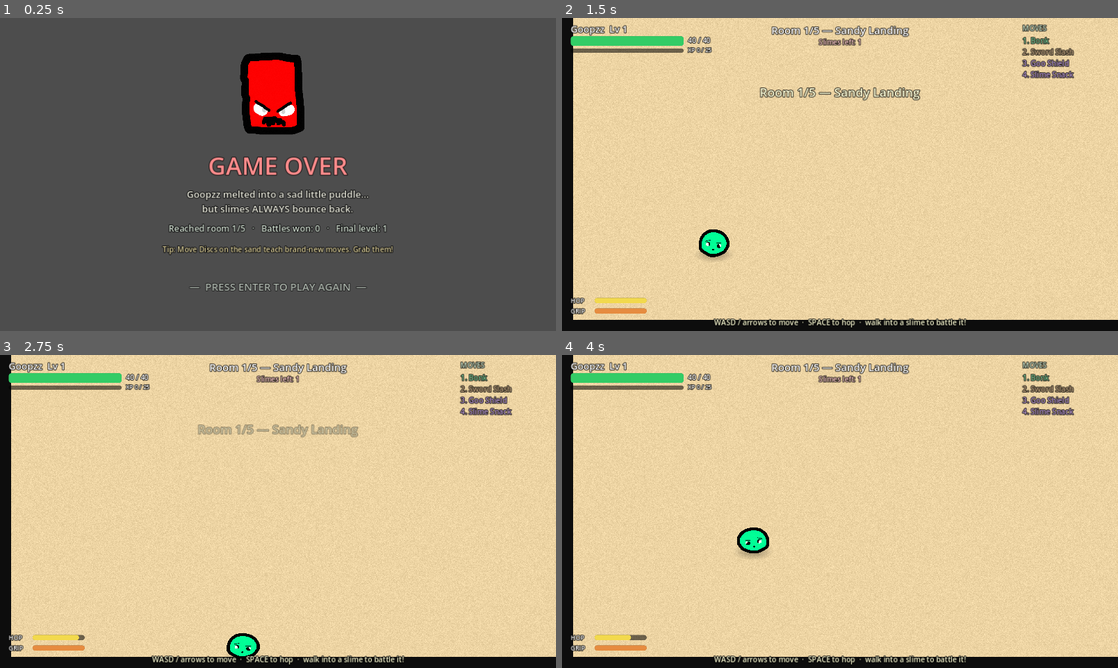
Above: before the commit, frames 1-4 (two rows, left to right).
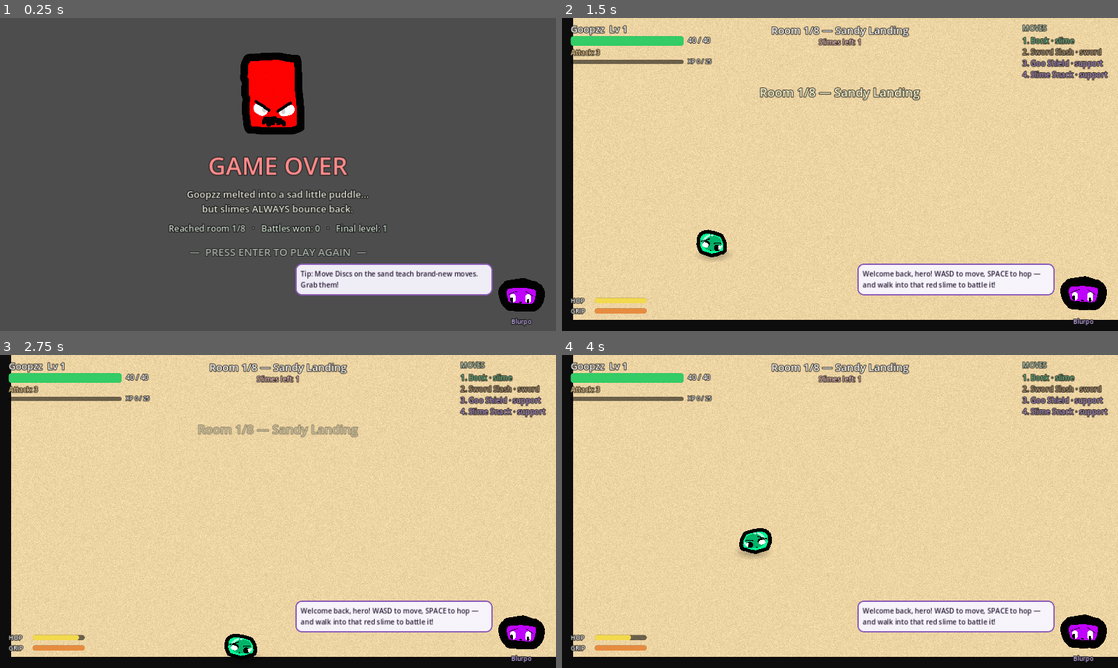
Above: after the commit, the same moments.

Repository: boazcohon/slimania
Game: Godot game, scene res://scenes/game_over.tscn
Two runs of this game, one before a commit and one after it. Both use one fixed random seed, a clock stepped at 60 frames per second and the inputs below. This scene is started directly instead of the project's main scene.
Inputs:
- Up to frame 1 (0.25 s): no input
- Up to frame 2 (1.5 s): tap Enter (ui_accept) at 0.5, 0.8, 1.35 s; hold D (move_right) 0.53-1.28 s; hold Shift (climb) 0.53-1.28 s; tap Space (jump) at 0.77 s; hold S (move_down) from 1.28 s (still down)
- Up to frame 3 (2.75 s): tap Space (jump) at 1.52 s; tap Shift (climb) at 1.55 s; release S (move_down) at 2.03 s; hold D (move_right) from 2.03 s (still down); hold Shift (climb) from 2.03 s (still down); tap Enter (ui_accept) at 2.3 s
- Up to frame 4 (4 s): release D (move_right) at 2.78 s; release Shift (climb) at 2.78 s; hold W (move_up) 2.78-3.53 s; tap Enter (ui_accept) at 2.85 s; tap Space (jump) at 3.02, 3.77 s; tap Shift (climb) at 3.05 s; hold A (move_left) from 3.53 s (still down); hold Enter (ui_accept) from 3.53 s (still down); tap 1 at 3.6 s

The runs differ from the first frame. In frame 1, 5.3% of the frame differs, in the area x 29-98%, y 66-99%; in frame 2, 6.4%, in the area x 1-99%, y 2-99%; in frame 3, 6.4%; in frame 4, 6.4%.

Commit message:
Add forest area, Blurpo the guide, honest damage numbers, new art
- Battle move buttons now show each move's type and the REAL damage
  range it would deal this turn (power + attack, type multiplier, luck
  wiggle), recalculated live as Battle Cry / Sand Throw shift attack;
  support moves describe their exact effect
- Player and enemy battle name lines show live ATK values
- Overworld HUD shows Goopzz's attack stat between the HP and XP bars,
  and the equipped-moves list now includes each move's type
- New art wired in: Goopzz v2 + angry v2 (1024px, rescaled everywhere),
  rainbow Move Disc pickup, forest grassy ground
- New FOREST area: 3 harder rooms (levels 4-6) after the beach, ending
  with boss Duke Mulch; rooms now carry an "area" key that picks ground
  art, with a painted top wall for non-beach areas
- Blurpo the purple help slime replaces bottom-of-screen hint text:
  he gives room hints, announces cleared rooms, cheers wins and shares
  tips after defeats (guide_slime.gd, reusable in any scene)
- README: damage explainer, forest/Blurpo notes, updated structure

Co-Authored-By: Claude Fable 5 <noreply@anthropic.com>
Claude-Session: https://claude.ai/code/session_01THafuvAAiM9VZ9AcGJhG8N

Diff:
--- a/scripts/battle.gd
+++ b/scripts/battle.gd
@@ -41,6 +41,8 @@
 var enemy_sprite: Sprite2D
 var sword_sprite: Sprite2D
 var message_label: Label
+var player_name_label: Label
+var enemy_name_label: Label
 var player_hp_bar: ProgressBar
 var player_hp_text: Label
 var enemy_hp_bar: ProgressBar
@@ -113,7 +115,7 @@
 
 	goopzz_sprite = Sprite2D.new()
 	goopzz_sprite.texture = SpritePaths.tex("goopzz")
-	goopzz_sprite.scale = Vector2.ONE * 0.35
+	goopzz_sprite.scale = Vector2.ONE * 0.28  # v2 art is 1024px, so smaller scale
 	goopzz_sprite.position = goopzz_home
 	add_child(goopzz_sprite)
 
@@ -126,11 +128,9 @@
 	add_child(sword_sprite)
 
 	# --- enemy info (top-left, like Pokemon) ---
-	var enemy_name := UiHelpers.label(
-		"%s  Lv %d" % [enemy_stats.get("name", "???"), enemy_stats.get("level", 1)], 22
-	)
-	enemy_name.position = Vector2(110, 75)
-	add_child(enemy_name)
+	enemy_name_label = UiHelpers.label("", 22)
+	enemy_name_label.position = Vector2(110, 75)
+	add_child(enemy_name_label)
 
 	enemy_hp_bar = UiHelpers.styled_bar(Color(0.85, 0.25, 0.25), Vector2(300, 20))
 	enemy_hp_bar.position = Vector2(110, 110)
@@ -141,9 +141,9 @@
 	add_child(enemy_hp_text)
 
 	# --- player info (bottom-left) ---
-	var player_name := UiHelpers.label("Goopzz  Lv %d" % RunManager.player_level, 22)
-	player_name.position = Vector2(110, 462)
-	add_child(player_name)
+	player_name_label = UiHelpers.label("", 22)
+	player_name_label.position = Vector2(110, 462)
+	add_child(player_name_label)
 
 	player_hp_bar = UiHelpers.styled_bar(Color(0.2, 0.8, 0.4), Vector2(300, 20))
 	player_hp_bar.position = Vector2(110, 497)
@@ -172,17 +172,57 @@
 	for slot in RunManager.loadout.size():
 		var move_id: String = RunManager.loadout[slot]
 		var move := Moves.get_move(move_id)
-		var text := "%d. %s" % [slot + 1, move.name]
-		if move.get("effect", "") in ["damage", "multi_hit", "damage_recoil"]:
-			text += "  (%d)" % int(move.get("power", 0))
-		var button := UiHelpers.styled_button(text, Moves.type_color(move.type), 18)
+		var button := UiHelpers.styled_button("", Moves.type_color(move.type), 16)
 		button.custom_minimum_size = Vector2(250, 62)
 		button.tooltip_text = str(move.get("description", ""))
 		button.pressed.connect(_on_move_pressed.bind(move_id))
 		grid.add_child(button)
 		move_buttons.append(button)
 
+	_update_move_buttons()
 	_refresh_bars()
+
+
+## What one damaging move would REALLY do right now, before the random
+## wiggle: (power + your attack + any Battle Cry bonus) x type multiplier.
+## Returns the lowest and highest possible hit as (x, y).
+func _damage_range(move: Dictionary) -> Vector2i:
+	var base := float(int(move.get("power", 0)) + RunManager.player_attack + player_attack_bonus)
+	base *= float(Moves.TYPE_MULTIPLIER.get(move.get("type", "slime"), 1.0))
+	return Vector2i(
+		maxi(1, int(round(base * DAMAGE_WIGGLE_LOW))),
+		maxi(1, int(round(base * DAMAGE_WIGGLE_HIGH)))
+	)
+
+
+## Two lines per button: the move's name, then its type and what it will
+## actually do THIS turn. Called again whenever your attack changes, so the
+## numbers always tell the truth.
+func _update_move_buttons() -> void:
+	for slot in move_buttons.size():
+		if slot >= RunManager.loadout.size():
+			continue
+		var move := Moves.get_move(RunManager.loadout[slot])
+		var detail := str(move.type)
+		match move.get("effect", "damage"):
+			"damage":
+				var hit := _damage_range(move)
+				detail += " · %d-%d dmg" % [hit.x, hit.y]
+			"multi_hit":
+				var hit := _damage_range(move)
+				detail += " · %d-%d dmg x%d hits" % [hit.x, hit.y, int(move.get("hits", 2))]
+			"damage_recoil":
+				var hit := _damage_range(move)
+				detail += " · %d-%d dmg, %d recoil" % [hit.x, hit.y, int(move.get("recoil", 0))]
+			"heal":
+				detail += " · heal %d HP" % int(move.get("power", 0))
+			"shield":
+				detail += " · halve the next hit"
+			"buff_attack":
+				detail += " · your attack +%d" % int(move.get("power", 0))
+			"debuff_attack":
+				detail += " · enemy attack -%d" % int(move.get("power", 0))
+		move_buttons[slot].text = "%d. %s\n%s" % [slot + 1, move.name, detail]
 
 
 func _refresh_bars() -> void:
@@ -192,6 +232,14 @@
 	enemy_hp_bar.max_value = enemy_stats.get("max_hp", 1)
 	enemy_hp_bar.value = enemy_stats.get("hp", 0)
 	enemy_hp_text.text = "%d / %d" % [enemy_stats.get("hp", 0), enemy_stats.get("max_hp", 1)]
+	# Both name lines show live ATTACK so buffs/debuffs are never a mystery.
+	player_name_label.text = "Goopzz  Lv %d  ·  ATK %d" % [
+		RunManager.player_level, RunManager.player_attack + player_attack_bonus,
+	]
+	enemy_name_label.text = "%s  Lv %d  ·  ATK %d" % [
+		enemy_stats.get("name", "???"), enemy_stats.get("level", 1),
+		maxi(0, int(enemy_stats.get("attack", 0)) + enemy_attack_bonus),
+	]
 
 
 func _say(text: String) -> void:
@@ -200,6 +248,8 @@
 
 func _set_buttons_enabled(enabled: bool) -> void:
 	busy = not enabled
+	if enabled:
+		_update_move_buttons()  # attack may have changed — keep numbers honest
 	for button in move_buttons:
 		button.disabled = not enabled
 
--- a/scripts/game_over.gd
+++ b/scripts/game_over.gd
@@ -6,7 +6,7 @@
 ##  This restart-from-the-top loop IS the roguelike part.
 ## ============================================================================
 
-## Rotating tips shown after a defeat — add your own!
+## Rotating tips Blurpo shares after a defeat — add your own!
 const TIPS: Array = [
 	"Tip: slimes are weak to swords. Good thing you HAVE one.",
 	"Tip: Goo Shield right before a boss's turn cuts the hit in half.",
@@ -47,7 +47,7 @@
 
 	var message: String
 	if won:
-		message = "You bonked General Wobble and freed the beach!\nNext stop: the FOREST... (coming in Phase 2)"
+		message = "You bonked Duke Mulch and freed the beach AND the forest!\nNext stop: Forest Town... (coming in Phase 2)"
 	else:
 		message = "Goopzz melted into a sad little puddle...\nbut slimes ALWAYS bounce back."
 	var subtitle := UiHelpers.label(message, 22, Color(0.9, 0.9, 0.85))
@@ -68,17 +68,19 @@
 	stats.position = Vector2(0, 470)
 	add_child(stats)
 
-	if not won:
-		var tip := UiHelpers.label(TIPS.pick_random(), 17, Color(0.85, 0.8, 0.6))
-		tip.horizontal_alignment = HORIZONTAL_ALIGNMENT_CENTER
-		tip.custom_minimum_size = Vector2(1280, 0)
-		tip.position = Vector2(0, 520)
-		add_child(tip)
+	# Blurpo the guide slime hands out a tip after a defeat — or a well-earned
+	# cheer after a win.
+	var guide := GuideSlime.new()
+	add_child(guide)
+	if won:
+		guide.say("You did it, hero! The invaders are running scared. See you in Forest Town!")
+	else:
+		guide.say(TIPS.pick_random())
 
 	var press := UiHelpers.label("—  PRESS ENTER TO PLAY AGAIN  —", 24, Color(0.9, 0.95, 0.9))
 	press.horizontal_alignment = HORIZONTAL_ALIGNMENT_CENTER
 	press.custom_minimum_size = Vector2(1280, 0)
-	press.position = Vector2(0, 600)
+	press.position = Vector2(0, 520)
 	add_child(press)
 	var blink := create_tween().set_loops()
 	blink.tween_property(press, "modulate:a", 0.25, 0.6)
--- /dev/null
+++ b/scripts/guide_slime.gd
@@ -0,0 +1,88 @@
+class_name GuideSlime
+extends Control
+## ============================================================================
+##  GuideSlime — meet BLURPO, the purple help slime!
+## ----------------------------------------------------------------------------
+##  Blurpo sits in the bottom-right corner with a speech bubble and tells you
+##  what to do — room hints, tips after a defeat, congratulations after a win.
+##  He replaces the boring hint text that used to sit at the bottom of the
+##  screen.
+##
+##  Any scene can hire him:
+##      var guide := GuideSlime.new()
+##      hud.add_child(guide)      # or add_child(...) on a full-screen Control
+##      guide.say("Hop over the water with SPACE!")
+##  say("") hides the bubble.
+##
+##  PHASE 2 NOTE: this is THE help slime from Isaac's roadmap — the ally who
+##  shows up to help later in the story. For now he coaches from the corner;
+##  later he can become a real character walking around in the world.
+## ============================================================================
+
+var bubble: PanelContainer
+var bubble_label: Label
+var slime_image: TextureRect
+
+
+func _ready() -> void:
+	set_anchors_preset(Control.PRESET_FULL_RECT)
+	mouse_filter = Control.MOUSE_FILTER_IGNORE
+
+	# --- Blurpo himself, bottom-right ---
+	slime_image = TextureRect.new()
+	slime_image.texture = SpritePaths.tex("help_slime")
+	slime_image.expand_mode = TextureRect.EXPAND_IGNORE_SIZE
+	slime_image.stretch_mode = TextureRect.STRETCH_KEEP_ASPECT_CENTERED
+	slime_image.size = Vector2(110, 110)
+	slime_image.position = Vector2(1145, 580)
+	slime_image.mouse_filter = Control.MOUSE_FILTER_IGNORE
+	add_child(slime_image)
+
+	var name_tag := UiHelpers.label("Blurpo", 14, Color(0.85, 0.75, 1.0))
+	name_tag.custom_minimum_size = Vector2(110, 0)
+	name_tag.horizontal_alignment = HORIZONTAL_ALIGNMENT_CENTER
+	name_tag.position = Vector2(1145, 688)
+	add_child(name_tag)
+
+	# A gentle bob, because standing perfectly still is not a slime thing.
+	var bob := create_tween().set_loops()
+	bob.tween_property(slime_image, "position:y", 574.0, 0.9) \
+		.set_trans(Tween.TRANS_SINE).set_ease(Tween.EASE_IN_OUT)
+	bob.tween_property(slime_image, "position:y", 580.0, 0.9) \
+		.set_trans(Tween.TRANS_SINE).set_ease(Tween.EASE_IN_OUT)
+
+	# --- the speech bubble, to Blurpo's left ---
+	bubble = PanelContainer.new()
+	var style := StyleBoxFlat.new()
+	style.bg_color = Color(0.97, 0.96, 1.0, 0.95)
+	style.set_corner_radius_all(14)
+	style.set_content_margin_all(12)
+	style.border_color = Color(0.55, 0.36, 0.72)  # Blurpo purple
+	style.set_border_width_all(3)
+	bubble.add_theme_stylebox_override("panel", style)
+	bubble.position = Vector2(680, 565)
+	bubble.mouse_filter = Control.MOUSE_FILTER_IGNORE
+	add_child(bubble)
+
+	bubble_label = Label.new()
+	bubble_label.add_theme_font_size_override("font_size", 16)
+	bubble_label.add_theme_color_override("font_color", Color(0.15, 0.1, 0.2))
+	bubble_label.autowrap_mode = TextServer.AUTOWRAP_WORD_SMART
+	bubble_label.custom_minimum_size = Vector2(430, 0)
+	bubble.add_child(bubble_label)
+
+	bubble.visible = false
+
+
+## Make Blurpo say something. An empty string hides the bubble.
+func say(text: String) -> void:
+	if text.strip_edges() == "":
+		bubble.visible = false
+		return
+	bubble_label.text = text
+	bubble.visible = true
+	# A little "pop" so new advice catches the eye.
+	bubble.scale = Vector2(0.85, 0.85)
+	var pop := create_tween()
+	pop.tween_property(bubble, "scale", Vector2.ONE, 0.18) \
+		.set_trans(Tween.TRANS_BACK).set_ease(Tween.EASE_OUT)
--- a/scripts/overworld.gd
+++ b/scripts/overworld.gd
@@ -29,6 +29,15 @@
 const EXIT_RECT := Rect2(1856, 540, 64, 170)  # the gate in the right wall
 const PLAYER_SPAWN := Vector2(200, 760)
 
+## Which ground art each area uses (add new areas here — mountain, volcano...).
+const AREA_BACKDROPS: Dictionary = {
+	"beach": "beach_sand",
+	"forest": "forest_ground",
+}
+## The beach art has its own painted black top wall. Other areas don't, so we
+## paint one in this color (dark forest green for now).
+const FOREST_TOP_WALL_COLOR := Color(0.07, 0.16, 0.09)
+
 var player: Player
 var enemies_left := 0
 var exit_open := false
@@ -39,9 +48,11 @@
 var hud: CanvasLayer
 var hp_bar: ProgressBar
 var hp_text: Label
+var attack_label: Label
 var xp_bar: ProgressBar
 var xp_text: Label
 var name_label: Label
+var guide: GuideSlime
 var slimes_left_label: Label
 var jump_bar: ProgressBar
 var climb_bar: ProgressBar
@@ -55,7 +66,7 @@
 	# Never start a room frozen (pausing is how battles stop the world).
 	get_tree().paused = false
 	var config := RunManager.room_config()
-	_build_backdrop()
+	_build_backdrop(config)
 	_build_borders()
 	_build_climb_walls(config)   # before the player, so he gets the wall list
 	_build_water(config)
@@ -74,11 +85,32 @@
 
 # ============================ building the room ============================
 
-func _build_backdrop() -> void:
+func _build_backdrop(config: Dictionary) -> void:
+	var area: String = config.get("area", "beach")
 	var backdrop := Sprite2D.new()
-	backdrop.texture = SpritePaths.tex("beach_sand")
+	backdrop.texture = SpritePaths.tex(AREA_BACKDROPS.get(area, "beach_sand"))
 	backdrop.centered = false  # its top-left corner is the room's (0, 0)
+	# Stretch whatever size the art is to exactly fill the room.
+	var texture_size := backdrop.texture.get_size()
+	if texture_size.x > 0.0 and texture_size.y > 0.0:
+		backdrop.scale = ROOM_SIZE / texture_size
 	add_child(backdrop)
+
+	# Beach art comes with its own painted top wall (the black band). For any
+	# other area we paint the visible top wall ourselves, Among-Us style.
+	if area != "beach":
+		var top_wall := ColorRect.new()
+		top_wall.color = FOREST_TOP_WALL_COLOR
+		top_wall.size = Vector2(ROOM_SIZE.x, TOP_WALL_HEIGHT)
+		top_wall.mouse_filter = Control.MOUSE_FILTER_IGNORE
+		add_child(top_wall)
+		# A lighter strip along its base — the faux-3D "sunlit edge".
+		var edge := ColorRect.new()
+		edge.color = FOREST_TOP_WALL_COLOR.lightened(0.3)
+		edge.position = Vector2(0, TOP_WALL_HEIGHT - 14)
+		edge.size = Vector2(ROOM_SIZE.x, 14)
+		edge.mouse_filter = Control.MOUSE_FILTER_IGNORE
+		add_child(edge)
 
 
 ## An invisible-or-colored solid rectangle. Used for borders and rock walls.
@@ -319,6 +351,7 @@
 	exit_gate.queue_free()
 	exit_sign.add_theme_color_override("font_color", Color(0.5, 1.0, 0.6))
 	_toast("Room clear! The exit is open →")
+	guide.say("Room clear! Head through the exit on the right when you're ready.")
 
 
 func _on_exit_entered(_body: Node) -> void:
@@ -385,11 +418,17 @@
 	hp_text.position = Vector2(290, 40)
 	hud.add_child(hp_text)
 
+	# Attack sits between HP and XP so you can watch it grow with level-ups.
+	# (In battle, this number gets added to every damaging move's power.)
+	attack_label = UiHelpers.label("", 16, Color(1.0, 0.85, 0.6))
+	attack_label.position = Vector2(20, 68)
+	hud.add_child(attack_label)
+
 	xp_bar = UiHelpers.styled_bar(Color(0.7, 0.5, 0.9), Vector2(260, 10))
-	xp_bar.position = Vector2(20, 70)
+	xp_bar.position = Vector2(20, 96)
 	hud.add_child(xp_bar)
 	xp_text = UiHelpers.label("", 13)
-	xp_text.position = Vector2(290, 64)
+	xp_text.position = Vector2(290, 90)
 	hud.add_child(xp_text)
 
 	# --- top-center: where you are ---
@@ -435,14 +474,10 @@
 	climb_bar.position = Vector2(75, 668)
 	hud.add_child(climb_bar)
 
-	# --- bottom-center: this room's hint ---
-	var hint: String = config.get("hint", "")
-	if hint != "":
-		var hint_label := UiHelpers.label(hint, 17, Color(0.95, 0.95, 0.8))
-		hint_label.custom_minimum_size = Vector2(1280, 0)
-		hint_label.horizontal_alignment = HORIZONTAL_ALIGNMENT_CENTER
-		hint_label.position = Vector2(0, 688)
-		hud.add_child(hint_label)
+	# --- bottom-right: Blurpo the guide slime delivers this room's hint ---
+	guide = GuideSlime.new()
+	hud.add_child(guide)
+	guide.say(config.get("hint", ""))
 
 	# --- pop-up announcements ("Room clear!") ---
 	toast_label = UiHelpers.label("", 28, Color(1.0, 1.0, 0.85))
@@ -460,6 +495,7 @@
 	hp_bar.max_value = RunManager.player_max_hp
 	hp_bar.value = RunManager.player_hp
 	hp_text.text = "%d / %d" % [RunManager.player_hp, RunManager.player_max_hp]
+	attack_label.text = "Attack: %d" % RunManager.player_attack
 	xp_bar.max_value = RunManager.xp_to_next_level()
 	xp_bar.value = RunManager.player_xp
 	xp_text.text = "XP %d / %d" % [RunManager.player_xp, RunManager.xp_to_next_level()]
@@ -469,7 +505,7 @@
 	for slot in loadout_labels.size():
 		if slot < RunManager.loadout.size():
 			var move := Moves.get_move(RunManager.loadout[slot])
-			loadout_labels[slot].text = "%d. %s" % [slot + 1, move.name]
+			loadout_labels[slot].text = "%d. %s · %s" % [slot + 1, move.name, move.type]
 			loadout_labels[slot].add_theme_color_override(
 				"font_color", Moves.type_color(move.type).lightened(0.35)
 			)
--- a/scripts/pickup.gd
+++ b/scripts/pickup.gd
@@ -49,9 +49,9 @@
 		icon.texture = blob
 		caption = UiHelpers.label("+%d HP" % HEAL_AMOUNT, 16, Color(1.0, 0.75, 0.85))
 	else:
-		# The little pixel logo makes a perfect mysterious "Move Disc".
-		icon.texture = SpritePaths.tex("logo_small")
-		icon.scale = Vector2.ONE * 0.9
+		# Isaac's rainbow Move Disc (Slimania's answer to a Pokemon TM).
+		icon.texture = SpritePaths.tex("move_disc")
+		icon.scale = Vector2.ONE * 0.06  # the art is 1024px; show it ~60px wide
 		caption = UiHelpers.label("Move Disc!", 16, Color(0.75, 1.0, 0.8))
 	add_child(icon)
 
--- a/scripts/player.gd
+++ b/scripts/player.gd
@@ -30,7 +30,7 @@
 @export var water_damage := 5          # HP lost when touching water
 @export var hurt_safety_time := 1.0    # invincibility seconds after getting hurt
 
-const SPRITE_SCALE := 0.14  # Isaac's art is 512px; this shrinks it to ~72px
+const SPRITE_SCALE := 0.105  # Goopzz v2 art is 1024px; this shows him ~70px tall
 
 # ------------------------- state -------------------------
 var is_airborne := false
--- a/scripts/run_manager.gd
+++ b/scripts/run_manager.gd
@@ -38,19 +38,23 @@
 ## ============================================================================
 ##  THE ROOMS — one dictionary per room, in order. Positions are in "room
 ##  pixels": each room is 1920 wide and 1024 tall (the size of Isaac's sand
-##  art). The playable sand starts below y=260 (above that is the black top
+##  art). The playable ground starts below y=260 (above that is the top
 ##  wall). Things you can put in a room:
 ##    "title"       — shown at the top of the screen
-##    "hint"        — helper text at the bottom of the screen ("" for none)
+##    "area"        — "beach" or "forest" (picks the ground art; forest is
+##                    the tougher second half of the run)
+##    "hint"        — what Blurpo the guide slime says when you arrive
 ##    "enemies"     — list of {"pos", "level"} (+ "boss": true for big ones)
 ##    "pickups"     — list of {"pos", "kind"} where kind is "move" or "heal"
 ##    "water"       — list of Rect2 water pools (JUMP over them — they hurt!)
 ##    "climb_walls" — list of Rect2 rock walls (hold SHIFT to climb over)
 ## ============================================================================
 const ROOMS: Array = [
+	# ------------------------------ THE BEACH ------------------------------
 	{
 		"title": "Sandy Landing",
-		"hint": "WASD / arrows to move  ·  SPACE to hop  ·  walk into a slime to battle it!",
+		"area": "beach",
+		"hint": "Welcome back, hero! WASD to move, SPACE to hop — and walk into that red slime to battle it!",
 		"enemies": [{"pos": Vector2(1400, 640), "level": 1}],
 		"pickups": [],
 		"water": [],
@@ -58,7 +62,8 @@
 	},
 	{
 		"title": "Tide Pools",
-		"hint": "Hop over the water with SPACE — slimes and water do NOT mix!",
+		"area": "beach",
+		"hint": "Hop over the water with SPACE — slimes and water do NOT mix! That rainbow thing is a Move Disc. Grab it!",
 		"enemies": [
 			{"pos": Vector2(1250, 450), "level": 1},
 			{"pos": Vector2(1500, 750), "level": 2},
@@ -69,7 +74,8 @@
 	},
 	{
 		"title": "The Rocks",
-		"hint": "Hold SHIFT on the rocks to climb — but hurry, slimes slip!",
+		"area": "beach",
+		"hint": "Hold SHIFT on the rocks to climb — but hurry, slimes slip when their grip runs out!",
 		"enemies": [
 			{"pos": Vector2(1300, 400), "level": 2},
 			{"pos": Vector2(1450, 800), "level": 3},
@@ -80,7 +86,8 @@
 	},
 	{
 		"title": "Slime Patrol",
-		"hint": "",
+		"area": "beach",
+		"hint": "Three on patrol! They're slower than you — lead them around and fight one at a time.",
 		"enemies": [
 			{"pos": Vector2(1150, 350), "level": 3},
 			{"pos": Vector2(1350, 650), "level": 3},
@@ -92,12 +99,53 @@
 	},
 	{
 		"title": "Invader's Camp",
-		"hint": "The invasion leader is here. Show him what a REAL hero slime can do!",
+		"area": "beach",
+		"hint": "General Wobble runs the beach invasion. Show him what a REAL hero slime can do!",
 		"enemies": [
 			{"pos": Vector2(1100, 850), "level": 2},
 			{"pos": Vector2(1500, 620), "level": 5, "boss": true},
 		],
 		"pickups": [{"pos": Vector2(350, 400), "kind": "heal"}],
+		"water": [],
+		"climb_walls": [],
+	},
+	# ------------------------------ THE FOREST ------------------------------
+	# The second-most slime-packed place in Slimania. Everything here is a
+	# level or two meaner than the beach — heal up and pick moves wisely.
+	{
+		"title": "Forest Edge",
+		"area": "forest",
+		"hint": "The FOREST! Slimes grow bigger under the trees. Hop the stream if you need to shake off a chaser.",
+		"enemies": [
+			{"pos": Vector2(1250, 420), "level": 4},
+			{"pos": Vector2(1500, 780), "level": 4},
+		],
+		"pickups": [{"pos": Vector2(350, 420), "kind": "heal"}],
+		"water": [Rect2(760, 260, 120, 764)],
+		"climb_walls": [],
+	},
+	{
+		"title": "Deep Woods",
+		"area": "forest",
+		"hint": "It's dark in here... these bullies hit HARD. Sand Throw makes them gentler, and Goo Shield never goes out of style.",
+		"enemies": [
+			{"pos": Vector2(1200, 380), "level": 5},
+			{"pos": Vector2(1400, 860), "level": 4},
+			{"pos": Vector2(1650, 560), "level": 5},
+		],
+		"pickups": [{"pos": Vector2(1780, 330), "kind": "move"}],
+		"water": [],
+		"climb_walls": [Rect2(950, 260, 110, 500)],
+	},
+	{
+		"title": "Heart of the Forest",
+		"area": "forest",
+		"hint": "Duke Mulch, the forest boss! Shield before his big slams, and don't be shy about healing.",
+		"enemies": [
+			{"pos": Vector2(1050, 850), "level": 4},
+			{"pos": Vector2(1500, 600), "level": 6, "boss": true},
+		],
+		"pickups": [{"pos": Vector2(330, 380), "kind": "heal"}],
 		"water": [],
 		"climb_walls": [],
 	},
@@ -167,7 +215,14 @@
 ## enemies stronger/weaker for the whole game is a one-line change.
 func make_enemy_stats(level: int, is_boss: bool = false) -> Dictionary:
 	var names: Dictionary = {
-		1: "Baby Red", 2: "Red Slime", 3: "Angry Red", 4: "Slime Bruiser", 5: "Slime Bully",
+		1: "Baby Red", 2: "Red Slime", 3: "Angry Red", 4: "Slime Bruiser",
+		5: "Slime Bully", 6: "Camo Red", 7: "Elder Red",
+	}
+	# Each area's boss has a name. (The TRUE final boss arrives in Phase 2 —
+	# Isaac wants to code that reveal himself!)
+	var boss_names: Dictionary = {
+		5: "General Wobble",  # runs the beach invasion
+		6: "Duke Mulch",      # rules the forest for the invaders
 	}
 	var enemy_moves: Array = ["tackle"]
 	if level >= 2:
@@ -186,9 +241,7 @@
 		"sprite_scale": 1.0 + (level - 1) * 0.06,  # higher level = slightly bigger
 	}
 	if is_boss:
-		# The leader of the BEACH invasion. (The true final boss arrives in
-		# Phase 2 — Isaac wants to code that reveal himself!)
-		stats.name = "General Wobble"
+		stats.name = boss_names.get(level, "General Wobble")
 		stats.max_hp = int(stats.max_hp * 1.7)
 		stats.moves = ["chomp", "big_slam", "war_cry"]
 		stats.xp = int(stats.xp * 2)
--- a/scripts/sprite_paths.gd
+++ b/scripts/sprite_paths.gd
@@ -14,8 +14,10 @@
 
 const PATHS: Dictionary = {
 	# --- Characters ---------------------------------------------------------
-	"goopzz": "res://slimania assets/characters/goopzz/Goopzz full rez 2d.png",
-	"goopzz_angry": "res://slimania assets/characters/goopzz/Goopzz angry full rez 2d.png",
+	# Goopzz v2 (the shiny shaded ones, 1024px). The old "full rez 2d" files
+	# are still in the folder if you ever want to compare.
+	"goopzz": "res://slimania assets/characters/goopzz/goopzz.png",
+	"goopzz_angry": "res://slimania assets/characters/goopzz/goopzz angry.png",
 	"enemy_slime": "res://slimania assets/characters/enemy slime/enemy slime full rez 2d.png",
 	"enemy_slime_attacking": "res://slimania assets/characters/enemy slime/enemy slime attacking full rez 2d.png",
 	"kath": "res://slimania assets/characters/catherine/cath full rez 2d.png",  # Phase 2 story NPC (not used yet)
@@ -23,12 +25,15 @@
 
 	# --- Items ----------------------------------------------------------------
 	"sword": "res://slimania assets/items/goopzz/sword/goopzz s word.png",
+	"move_disc": "res://slimania assets/items/move disc/move disc.png",
 
 	# --- Terrain ---------------------------------------------------------------
 	# The sand art has a black band along the top — we use that as the visible
-	# "top wall" of each room, Among-Us style.
+	# "top wall" of each room, Among-Us style. The forest ground has no band,
+	# so overworld.gd paints a dark top wall for forest rooms itself.
 	"beach_sand": "res://slimania assets/terrain/areas/beach/beach sand normal full rez 2d.png",
 	"beach_scene": "res://slimania assets/terrain/areas/beach/ground.png",
+	"forest_ground": "res://slimania assets/terrain/areas/forest/forest grassy ground.png",
 
 	# --- Logos ------------------------------------------------------------------
 	"logo_invaded": "res://slimania assets/logo/1/slimania invaded.png",
--- a/tests/validate.gd
+++ b/tests/validate.gd
@@ -14,6 +14,7 @@
 	"res://scripts/moves.gd",
 	"res://scripts/run_manager.gd",
 	"res://scripts/ui_helpers.gd",
+	"res://scripts/guide_slime.gd",
 	"res://scripts/player.gd",
 	"res://scripts/enemy.gd",
 	"res://scripts/pickup.gd",
Not shown, changed: README.md
